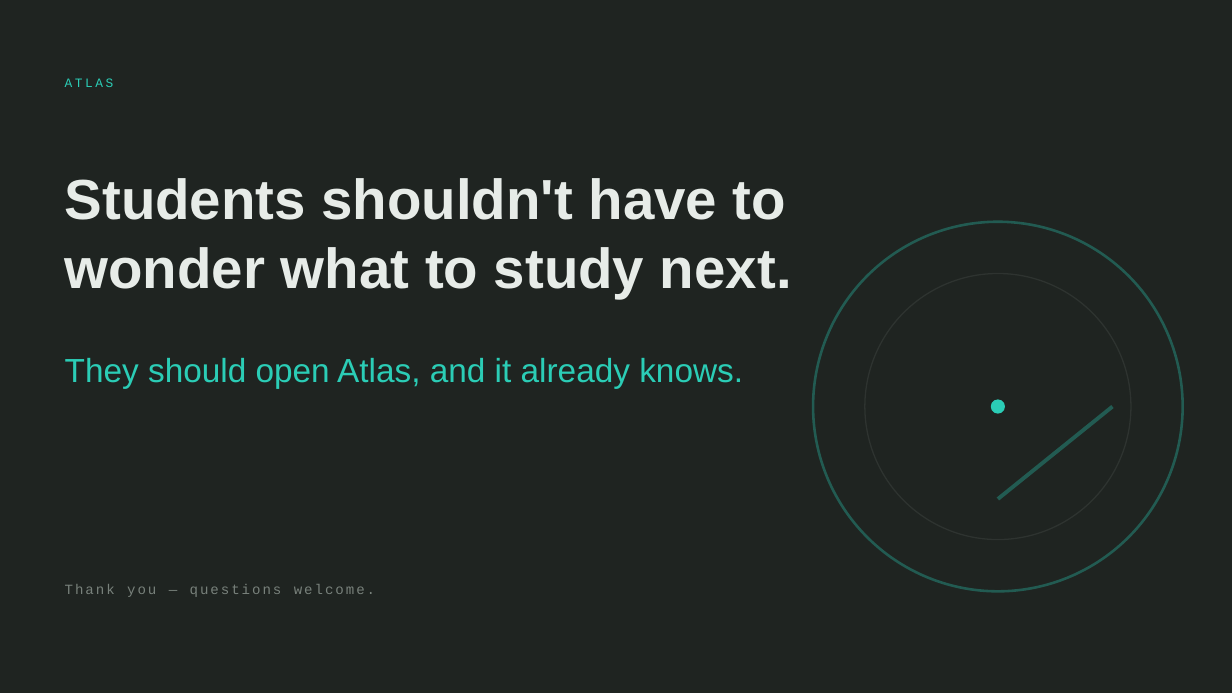
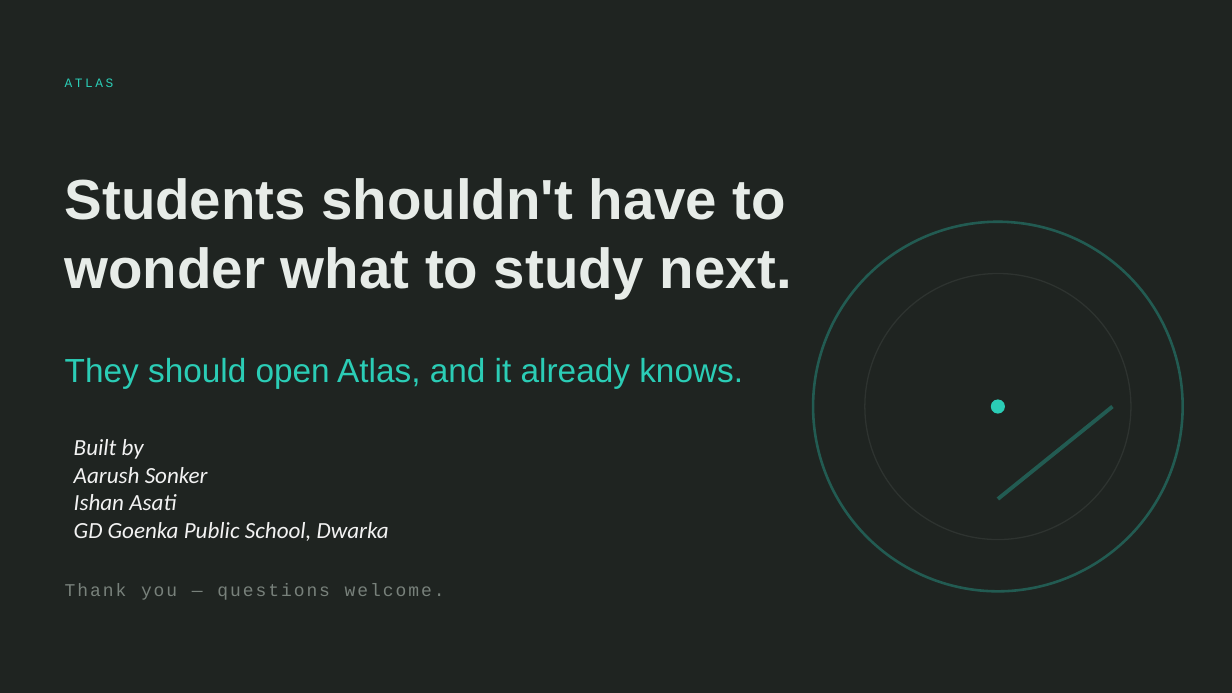
Before and after one commit to IshanAsati/Atlas, a slide deck: slide 8 of docs/Atlas-MINDBOT.pptx. Drawn at 1232x693 pixels with LibreOffice and Linux fonts; fonts in the diff are those of the drawing. Boxes give left, top, right and bottom in pixels: in the first picture for what was removed or moved away, otherwise in the second. Text is boxed around its words. In the diff, an @@ line names an element or a change of style, - is before the commit and + after.

```diff
--- a/docs/Atlas-MINDBOT.pptx
+++ b/docs/Atlas-MINDBOT.pptx
@@ text added at (74,439,389,541), 18 pt, text #F2F2F2, italic @@
+Built by
+Aarush Sonker
+Ishan Asati
+GD Goenka Public School, Dwarka
@@ text "Thank you — questions welcome." at (65,583,445,600): size 11 to 14 pt @@
```
Also in this commit, not shown: 3 other slides changed, 9 other files.
